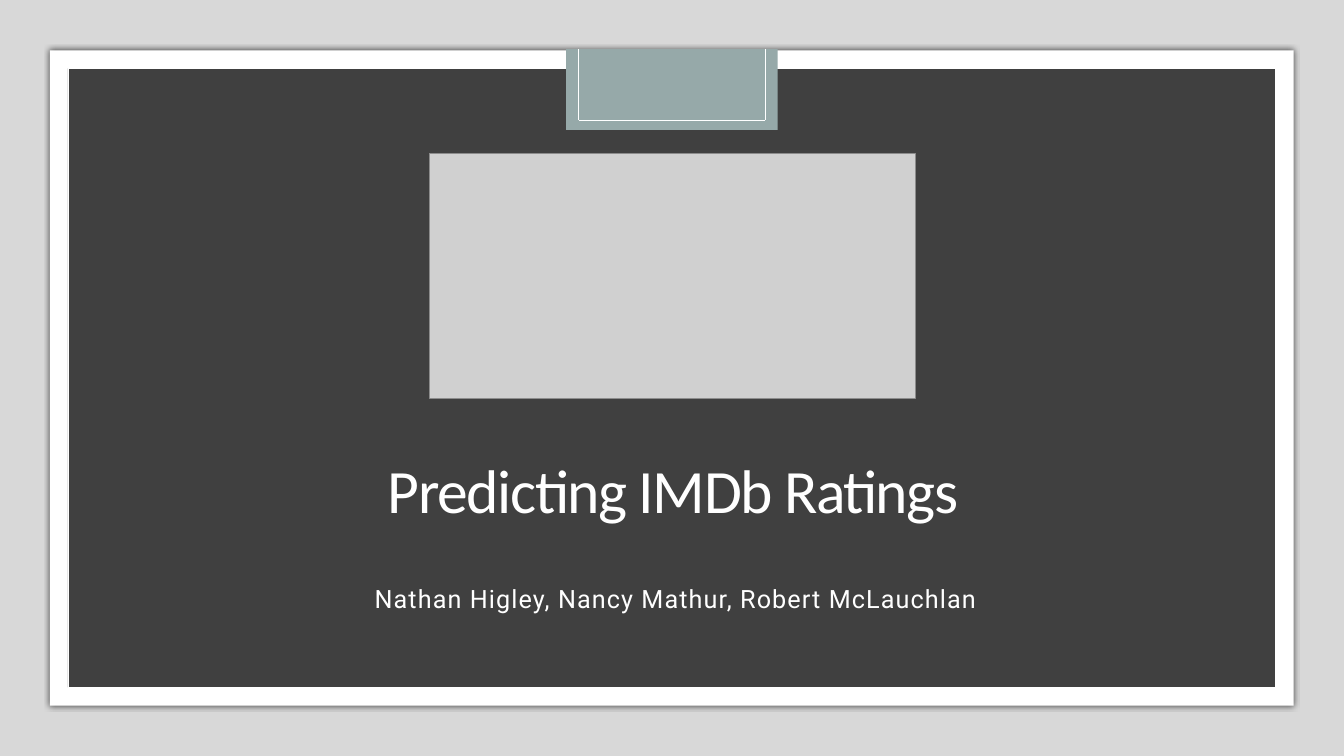
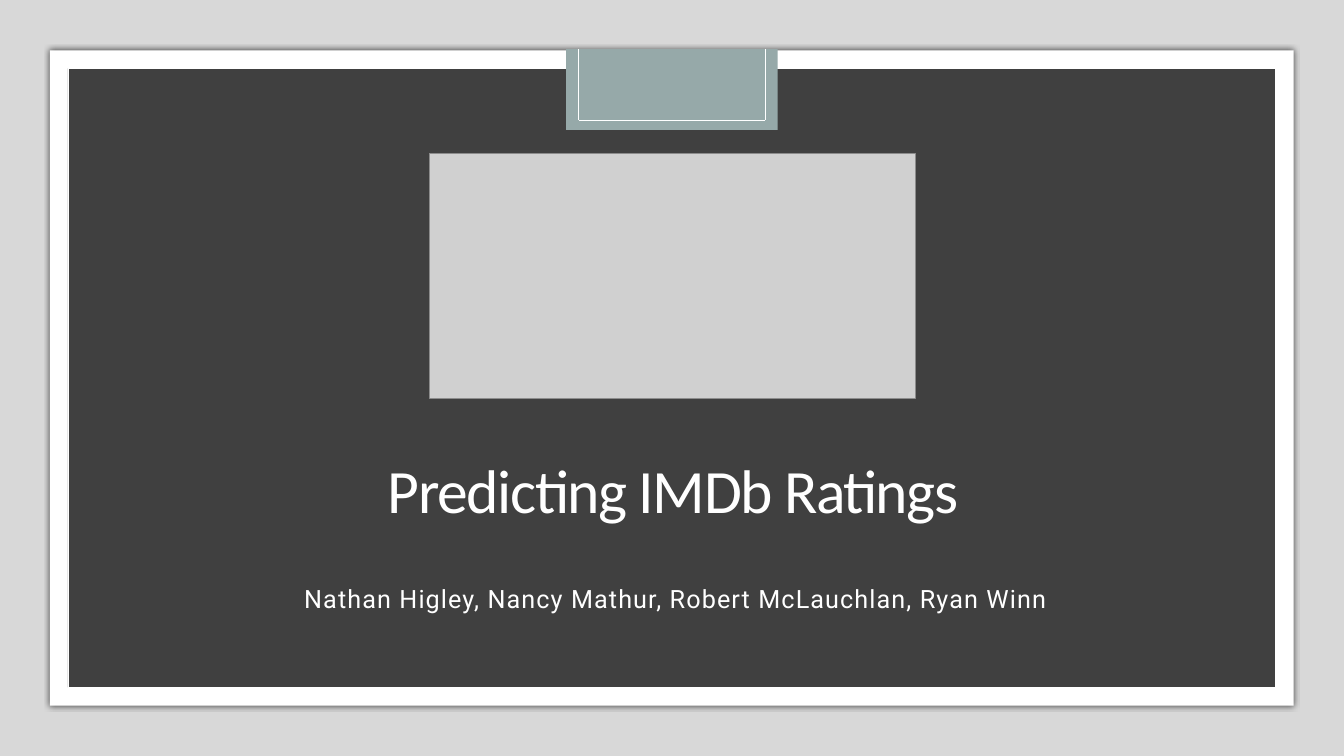
Before and after one commit to nancymathur/Project-3, a slide deck: slide 1 of IMDB Pres.pptx. Drawn at 1344x756 pixels with LibreOffice and Linux fonts; fonts in the diff are those of the drawing; grey boxes stand for pictures. Boxes give left, top, right and bottom in pixels: in the first picture for what was removed or moved away, otherwise in the second. Text is boxed around its words. In the diff, an @@ line names an element or a change of style, - is before the commit and + after.

```diff
--- a/IMDB Pres.pptx
+++ b/IMDB Pres.pptx
@@ subtitle at (304,589,1046,614): text changed @@
-Nathan Higley, Nancy Mathur, Robert McLauchlan
+Nathan Higley, Nancy Mathur, Robert McLauchlan, Ryan Winn
```
Also in this commit, not shown: 3 other slides changed, 1 slide added, 3 other files.
